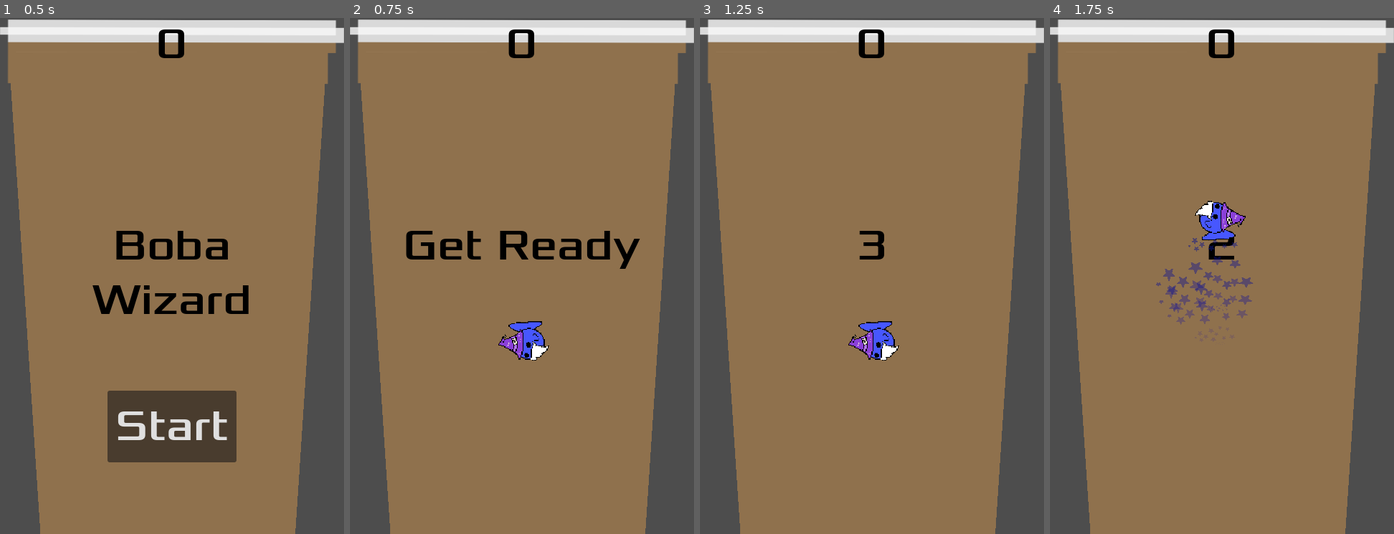
Above: before the commit, frames 1-4 (left to right).
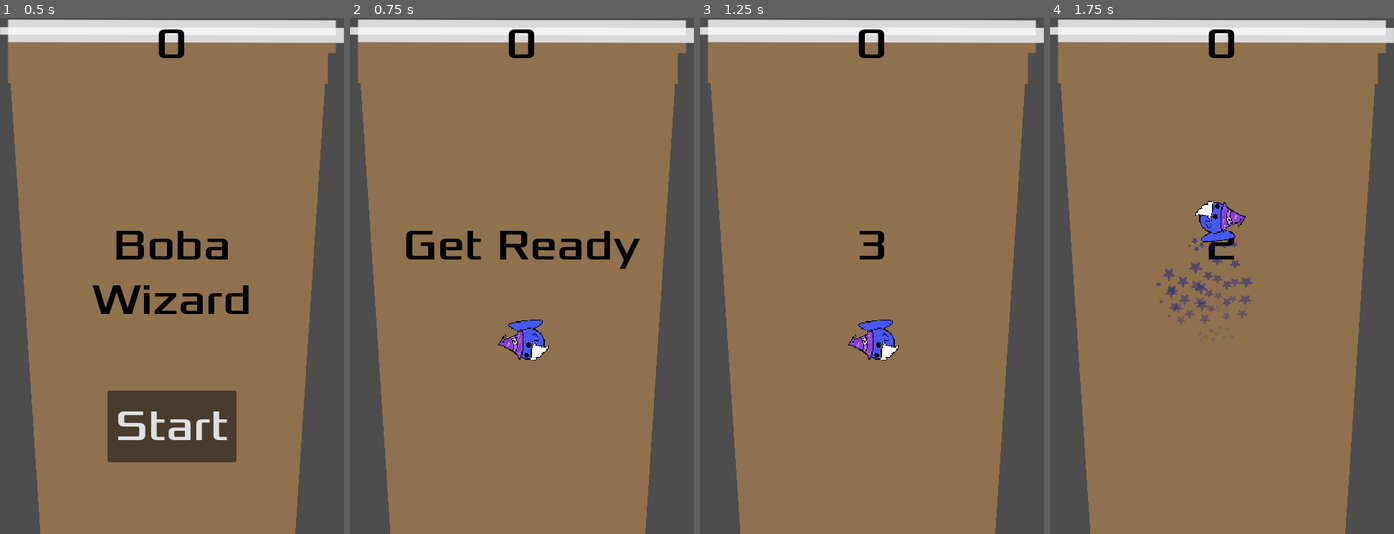
Above: after the commit, the same moments.

Repository: PaulThomasRowe/boba-tea-wizardry
Game: Godot game, scene res://main.tscn
The game is run twice, just before and just after one commit, with the same random seed, the same clock (stepped at 60 frames per second) and the same inputs. This scene is started directly instead of the project's main scene. Sound files missing from this copy of the repository are replaced by a short silence.
Inputs (mouse positions are in pixels of both pictures, inside the frame that each line leads up to):
- Up to frame 1 (0.5 s): no input
- Up to frame 2 (0.75 s): click "Start" at 0.5 s
- Up to frame 3 (1.25 s): no input
- Up to frame 4 (1.75 s): tap Enter (start_game) at 1.25 s; move the mouse to (1204, 379) at 1.27 s; hold W (move_up) from 1.28 s (still down); hold Enter (start_game) from 1.28 s (still down); click (1204, 379) at 1.42 s

Frame 1 is identical in both runs. In frame 2, less than 0.1% of the frame differs, in the area x 46-57%, y 58-61%; in frame 3, less than 0.1%; in frame 4, less than 0.1%.

Commit message:
Updates fishy move to look a bit better with more frames and speed

Diff:
--- a/player.tscn
+++ b/player.tscn
@@ -1,8 +1,9 @@
-[gd_scene load_steps=14 format=3 uid="uid://b4wpmqp05t6cu"]
+[gd_scene load_steps=15 format=3 uid="uid://b4wpmqp05t6cu"]
 
 [ext_resource type="Script" path="res://player.gd" id="1"]
 [ext_resource type="Texture2D" uid="uid://bac0fah1mlarl" path="res://art/FishyWizard_move_1.png" id="2_oxw8l"]
 [ext_resource type="Texture2D" uid="uid://d4l47jgr5fofb" path="res://art/FishyWizard_move_2.png" id="3_2dqo8"]
+[ext_resource type="Texture2D" uid="uid://ciumvho52mrr" path="res://art/FishyWizard_left_move_3.png" id="4_i23dn"]
 [ext_resource type="Texture2D" uid="uid://ba15v24abmcmk" path="res://art/Stars_2.png" id="5_lbigg"]
 [ext_resource type="Texture2D" uid="uid://c2hslc4hgtw0h" path="res://art/Stars_3.png" id="6_wlgvi"]
 
@@ -10,14 +11,20 @@
 animations = [{
 "frames": [{
 "duration": 1.0,
+"texture": ExtResource("3_2dqo8")
+}, {
+"duration": 1.0,
 "texture": ExtResource("2_oxw8l")
 }, {
 "duration": 1.0,
-"texture": ExtResource("3_2dqo8")
+"texture": ExtResource("4_i23dn")
+}, {
+"duration": 1.0,
+"texture": ExtResource("2_oxw8l")
 }],
 "loop": true,
 "name": &"default",
-"speed": 5.0
+"speed": 20.0
 }]
 
 [sub_resource type="CapsuleShape2D" id="2"]
Binary file added: art/FishyWizard_left_move_1.png
Not shown, added: art/FishyWizard_left_move_1.png.import
Binary file added: art/FishyWizard_left_move_2.png
Not shown, added: art/FishyWizard_left_move_2.png.import
Binary file added: art/FishyWizard_left_move_3.png
Not shown, added: art/FishyWizard_left_move_3.png.import
Not shown: 1 places in falling_boba.tscn that only renumber resources
Not shown: 1 places in main.tscn that only renumber resources
Not shown, added: art/Fis8DBE.tmp
